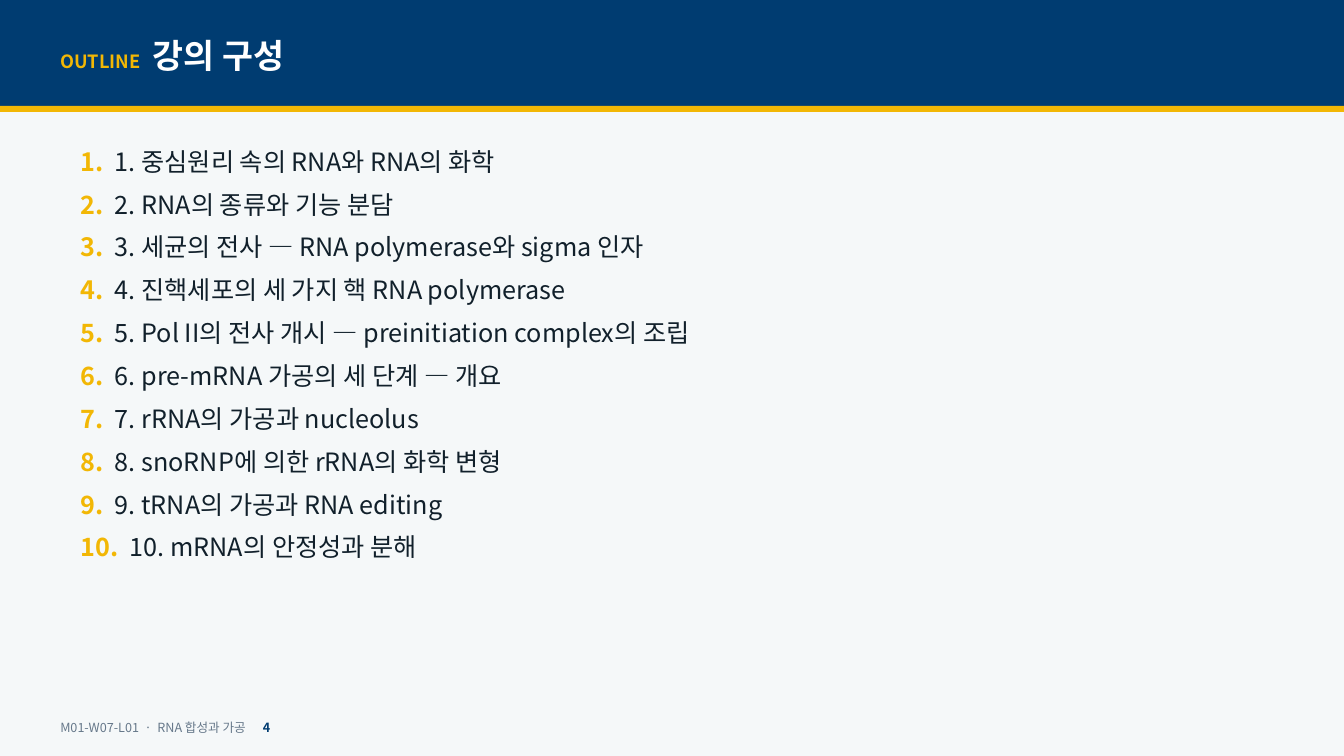
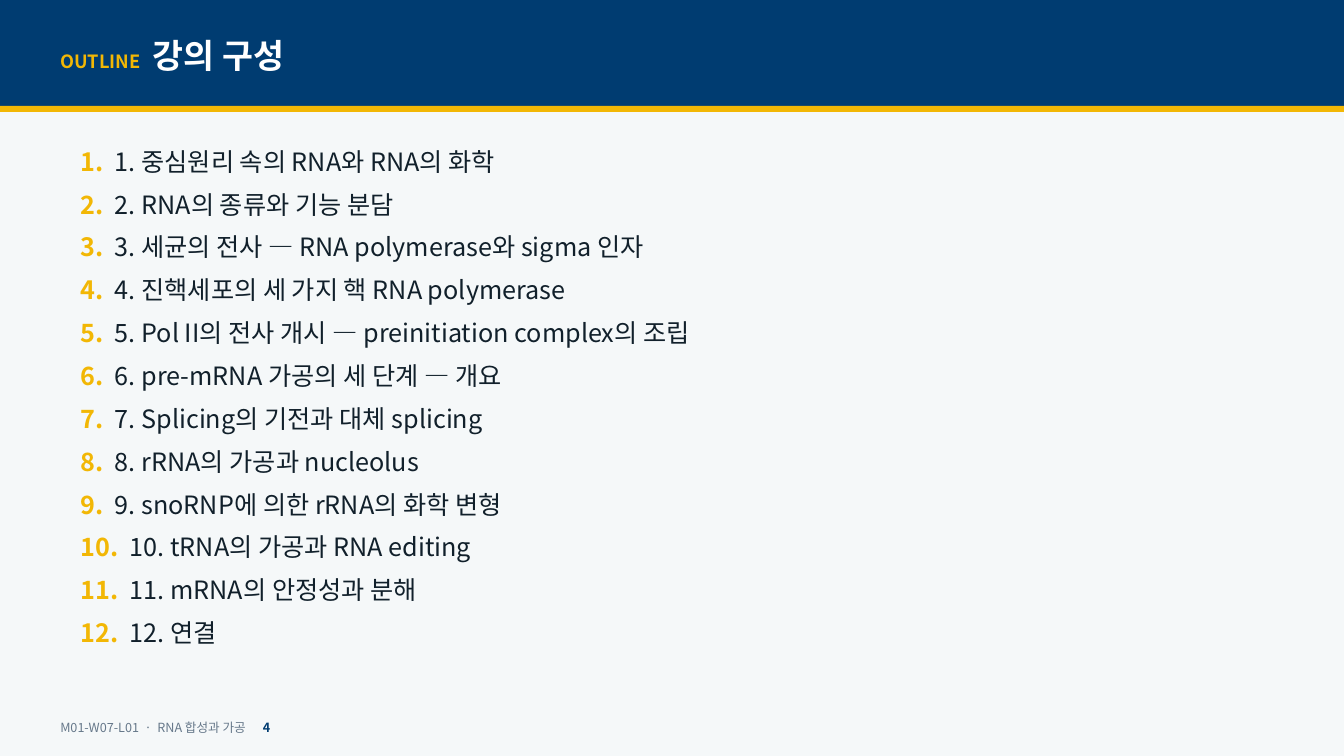
Before and after one commit to hoperiasd2/hoperiasd2.github.io, a slide deck: slide 4 of curriculum/M01/W07/L01/slides.pptx. Drawn at 1344x756 pixels with LibreOffice and Linux fonts; fonts in the diff are those of the drawing. Boxes give left, top, right and bottom in pixels: in the first picture for what was removed or moved away, otherwise in the second. Text is boxed around its words. In the diff, an @@ line names an element or a change of style, - is before the commit and + after.

```diff
--- a/curriculum/M01/W07/L01/slides.pptx
+++ b/curriculum/M01/W07/L01/slides.pptx
@@ text at (x1=80, y1=407, x2=501, y2=644): text changed @@
-7. 7. rRNA의 가공과 nucleolus
-8. 8. snoRNP에 의한 rRNA의 화학 변형
-9. 9. tRNA의 가공과 RNA editing
-10. 10. mRNA의 안정성과 분해
+7. 7. Splicing의 기전과 대체 splicing
+8. 8. rRNA의 가공과 nucleolus
+9. 9. snoRNP에 의한 rRNA의 화학 변형
+10. 10. tRNA의 가공과 RNA editing
+11. 11. mRNA의 안정성과 분해
+12. 12. 연결
```
Also in this commit, not shown: 48 other slides changed, 7 slides added, 7 other files.
